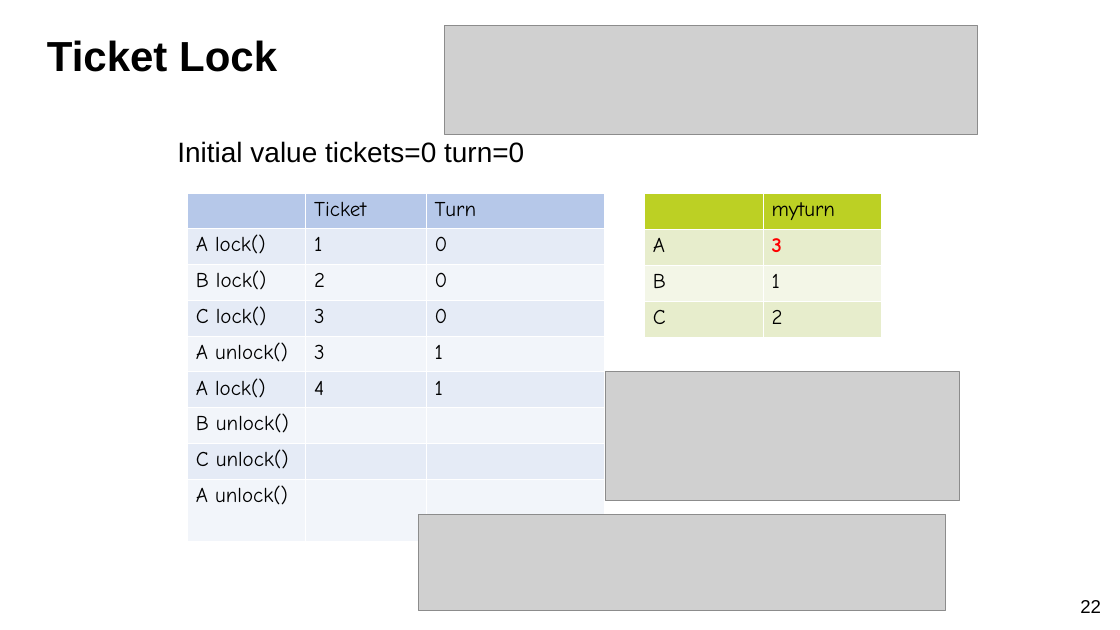
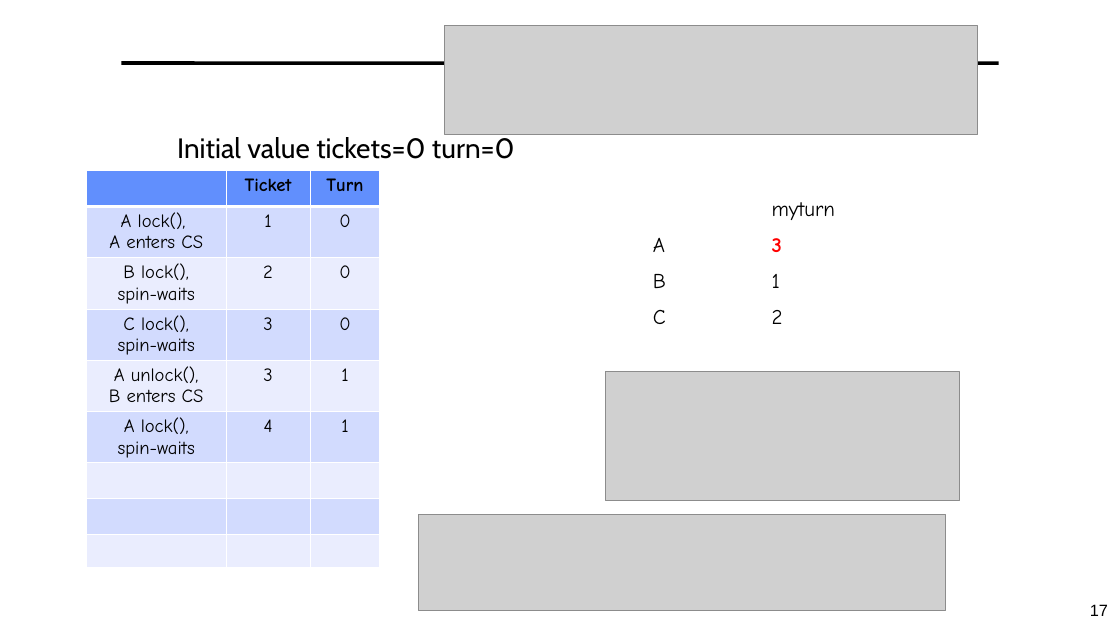
Before and after one commit to guhofstra/CSC112Fa26, a slide deck: slide 17 of PPTs/bak/L3 Synchronization OLD.pptx (slide 22 before the commit). Drawn at 1120x630 pixels with LibreOffice and Linux fonts; fonts in the diff are those of the drawing; grey boxes stand for pictures. Boxes give left, top, right and bottom in pixels: in the first picture for what was removed or moved away, otherwise in the second. Text is boxed around its words. In the diff, an @@ line names an element or a change of style, - is before the commit and + after.

```diff
--- a/PPTs/bak/L3 Synchronization OLD.pptx
+++ b/PPTs/bak/L3 Synchronization OLD.pptx
@@ title removed at (47,40,277,72) @@
-Ticket Lock
@@ line added from (121, 63) to (999, 63), #000000 3 pt @@
@@ text "Initial value tickets=0 turn=0" at (177,137,515,159): font Arial to Cabin; line spacing 1 to 0.9; more space between paragraphs @@
@@ table at (87,171,380,577) @@
-row 2, column 1: A lock()
+row 2, column 1: A lock(), / A enters CS
-row 3, column 1: B lock()
+row 3, column 1: B lock(), / spin-waits
-row 4, column 1: C lock()
+row 4, column 1: C lock(), / spin-waits
-row 5, column 1: A unlock()
+row 5, column 1: A unlock(), / B enters CS
-row 6, column 1: A lock()
+row 6, column 1: A lock(), / spin-waits
-row 7, column 1: B unlock()
+row 7, column 1: 
-row 8, column 1: C unlock()
+row 8, column 1: 
-row 9, column 1: A unlock()
+row 9, column 1: 
@@ fill #B6C8E9 to #618FFD in row 1 @@
@@ fill #E5EBF7 to #D2DBFE in 12 cells @@
@@ fill #F3F5FB to #EAEEFF in 12 cells @@
@@ size 18 to 16 pt in "Ticket", "Turn", "1", "0" and 8 more places @@
@@ alignment left to centre @@
@@ table: place and size @@
-table at (187,193,604,542)
+table at (87,171,380,577)
@@ table at (644,193,881,338) @@
@@ fill #BCD024 to #FFFFFF in row 1 @@
@@ fill #E7EECD to #FFFFFF in 4 cells @@
@@ fill #F3F7E8 to #FFFFFF in row 3 @@
@@ page number removed at (1080,600,1101,613) @@
-22
@@ page number added at (1090,604,1108,616), 14 pt, text #000000 @@
+17
```
Also in this commit, not shown: 8 other slides changed, 49 slides added, 21 slides removed, 7 other files.
